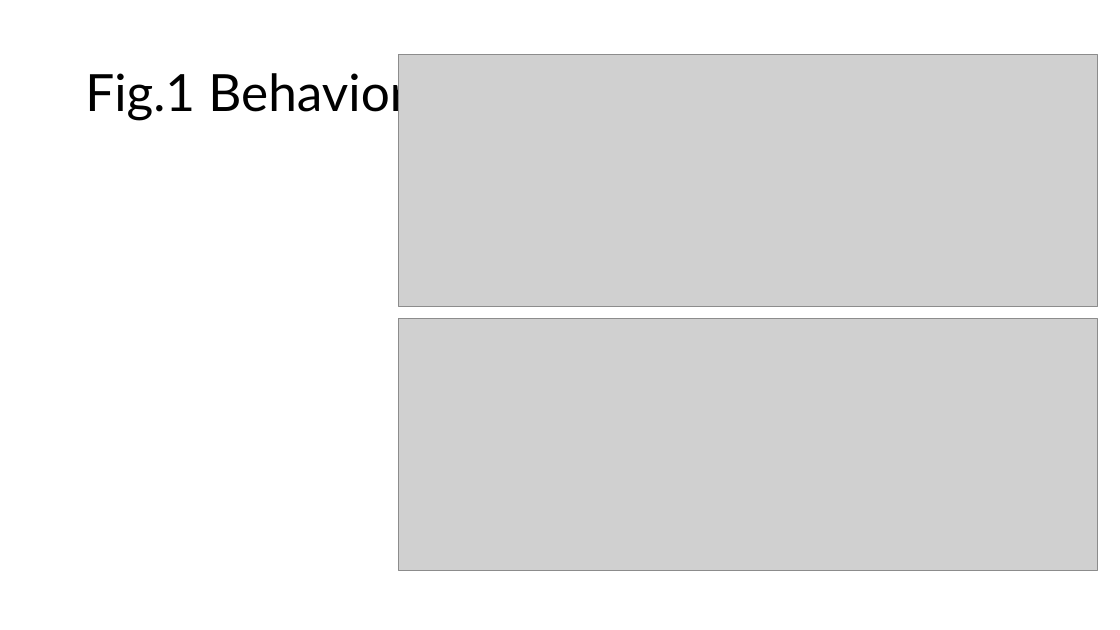
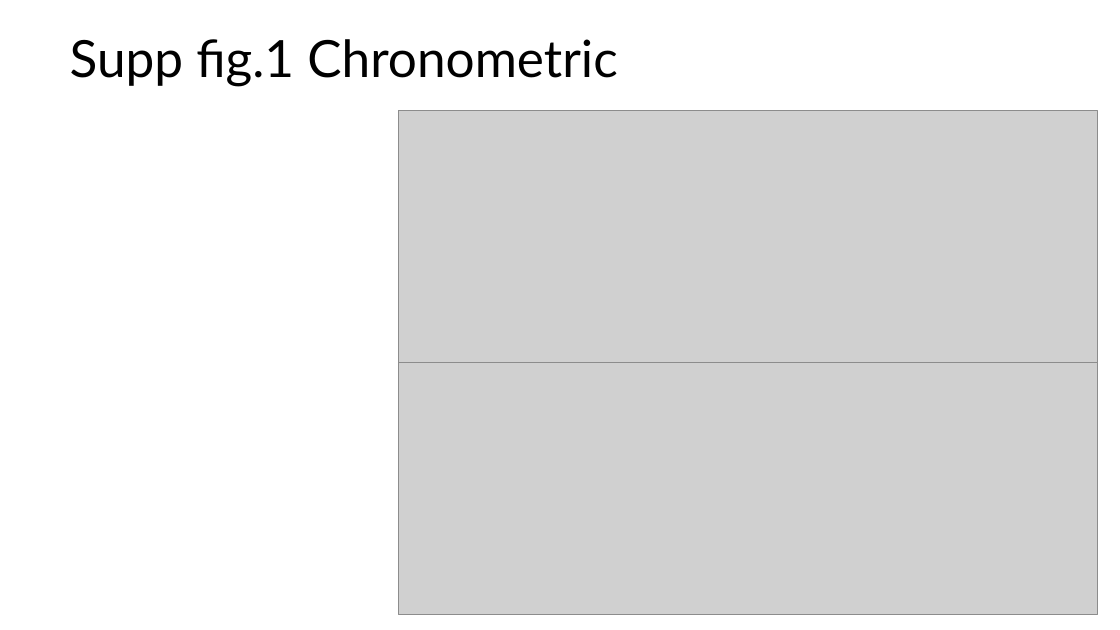
Before and after one commit to vaibrainium/prior-encoding-in-nhp-sc, a slide deck: slide 7 of dissemination/Prior encoding of Superior Colliculus in perceptual decision-making.pptx (slide 8 before the commit). Drawn at 1120x630 pixels with LibreOffice and Linux fonts; fonts in the diff are those of the drawing; grey boxes stand for pictures. Boxes give left, top, right and bottom in pixels: in the first picture for what was removed or moved away, otherwise in the second. Text is boxed around its words. In the diff, an @@ line names an element or a change of style, - is before the commit and + after.

```diff
--- a/dissemination/Prior encoding of Superior Colliculus in perceptual decision-making.pptx
+++ b/dissemination/Prior encoding of Superior Colliculus in perceptual decision-making.pptx
@@ title at bbox=[70, 39, 617, 87]: text changed @@
-Fig.1 Behavior
+Supp fig.1 Chronometric
@@ picture: place and size @@
-picture at bbox=[398, 55, 1097, 307]
+picture at bbox=[398, 111, 1097, 363]
@@ picture: place and size @@
-picture at bbox=[398, 318, 1097, 571]
+picture at bbox=[398, 363, 1097, 615]
```
Also in this commit, not shown: 1 other slide changed, 2 other files.
